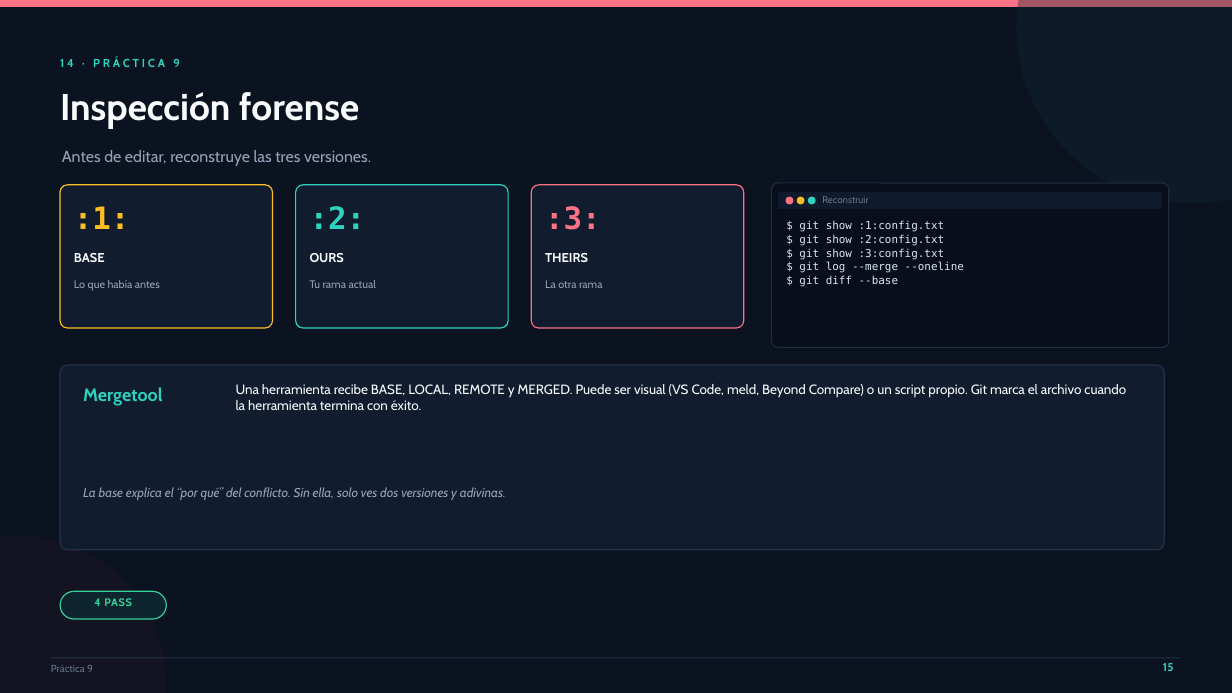
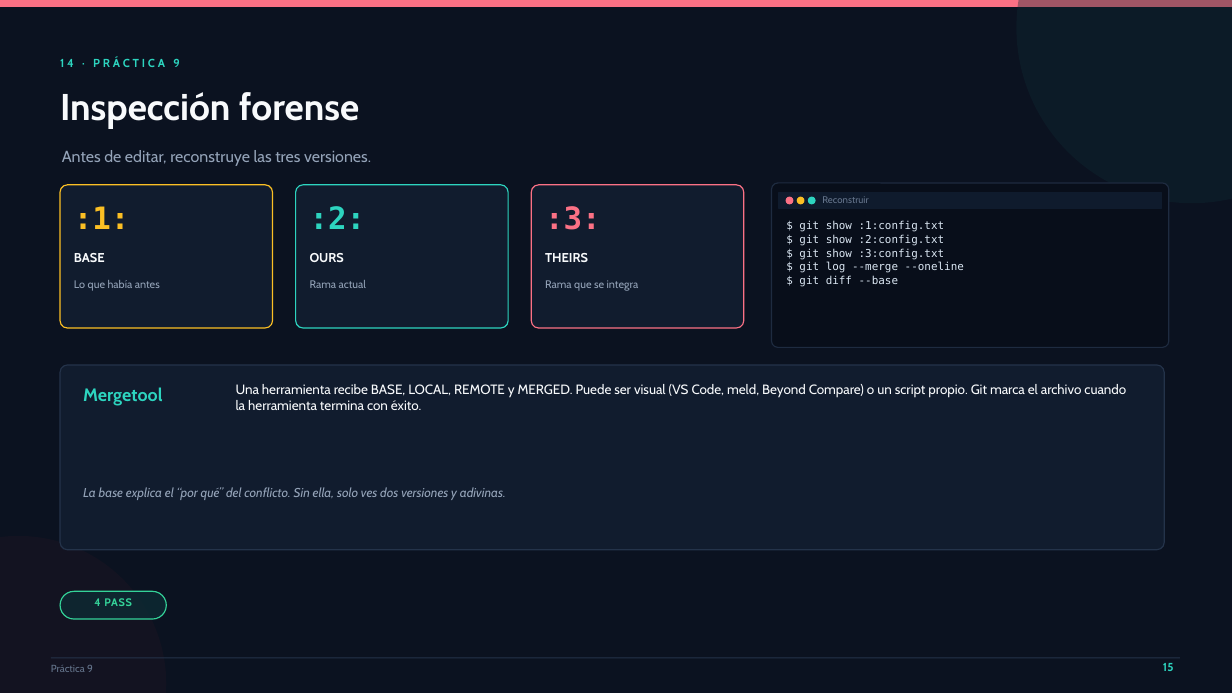
Before and after one commit to 75749748-blip/conflictos-git-ejercicios, a slide deck: slide 15 of Conflictos-Git-Presentacion.pptx. Drawn at 1232x693 pixels with LibreOffice and Linux fonts; fonts in the diff are those of the drawing. Boxes give left, top, right and bottom in pixels: in the first picture for what was removed or moved away, otherwise in the second. Text is boxed around its words. In the diff, an @@ line names an element or a change of style, - is before the commit and + after.

```diff
--- a/Conflictos-Git-Presentacion.pptx
+++ b/Conflictos-Git-Presentacion.pptx
@@ text at (x1=310, y1=280, x2=366, y2=288): text changed @@
-Tu rama actual
+Rama actual
@@ text at (x1=545, y1=280, x2=639, y2=291): text changed @@
-La otra rama
+Rama que se integra
```
Also in this commit, not shown: 13 other slides changed, 17 other files.
